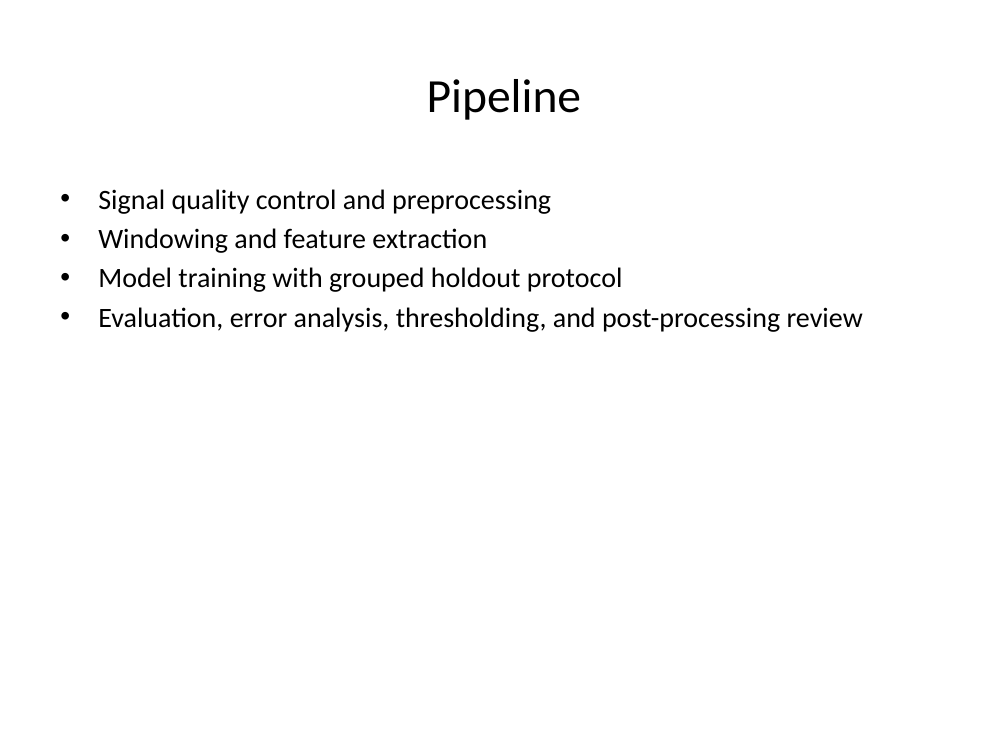
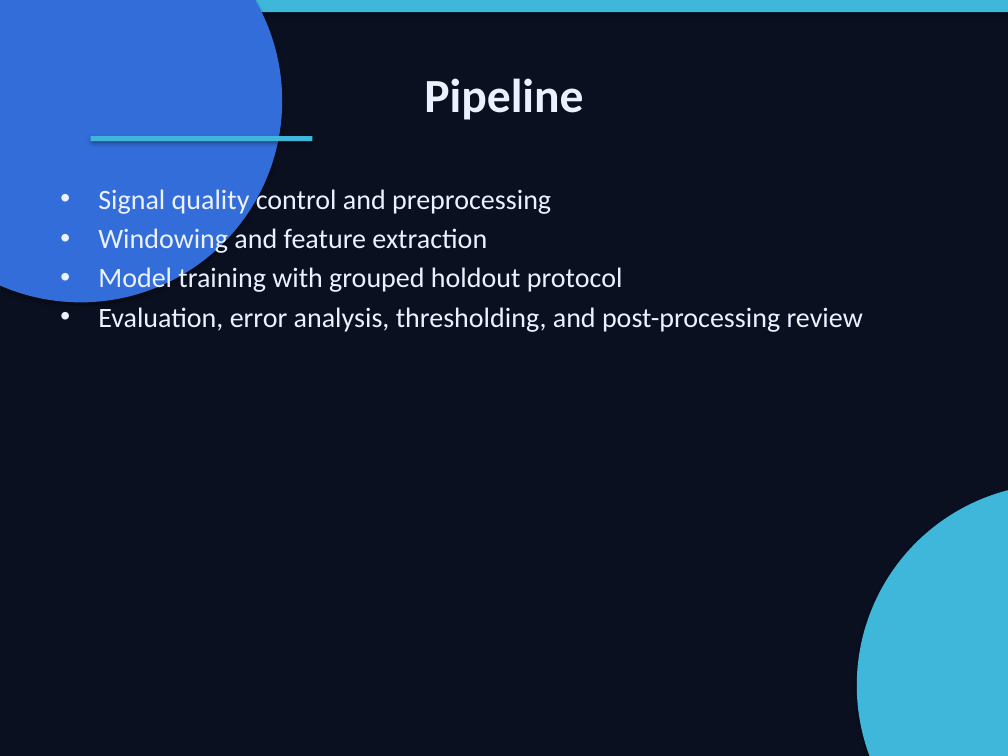
Before and after one commit to Naem-Haq/CTG, a slide deck: slide 5 of docs/ctg_benchmark_presentation.pptx. Drawn at 1008x756 pixels with LibreOffice and Linux fonts; fonts in the diff are those of the drawing. Boxes give left, top, right and bottom in pixels: in the first picture for what was removed or moved away, otherwise in the second. Text is boxed around its words. In the diff, an @@ line names an element or a change of style, - is before the commit and + after.

Commit message:
docs(slides): apply visual theme and frame alignment fixes

```diff
--- a/docs/ctg_benchmark_presentation.pptx
+++ b/docs/ctg_benchmark_presentation.pptx
@@ background #FFFFFF to #0B1020 @@
@@ rectangle added at box(0, 0, 1008, 12), fill #3EB7DB @@
@@ ellipse added at box(0, 0, 282, 302), fill #336DD9 @@
@@ title "Pipeline" at box(424, 78, 583, 120): text colour #000000 to #ECF1FF, bold on @@
@@ rectangle added at box(91, 136, 312, 141), fill #3EB7DB @@
@@ text "Signal quality control and preprocessing" at box(98, 186, 863, 332): text colour #000000 to #ECF1FF @@
@@ ellipse added at box(857, 484, 1008, 756), fill #3EB7DB @@
```
Also in this commit, not shown: 9 other slides changed, 1 other file.
